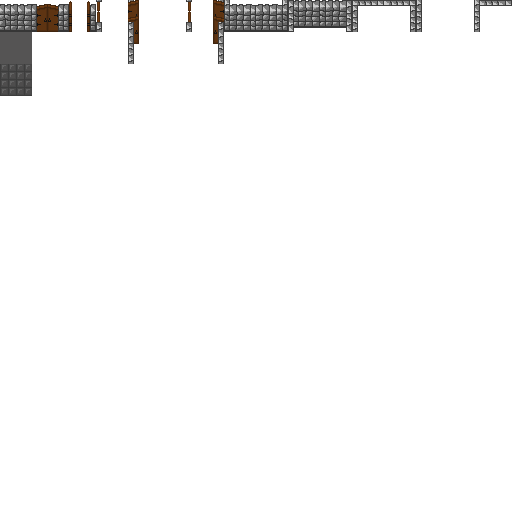
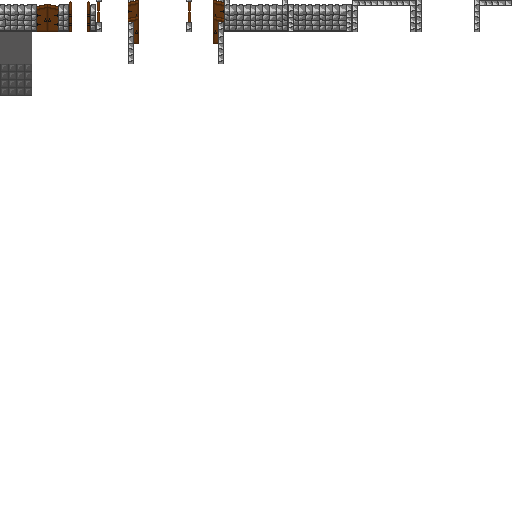
The second 512 x 512 image is a revision of the first. Changes to its layers:
moved "wall-bottom-corner-right-rev" above "wall-bottom-corner-left-rev", painted on it over box(320, 0, 352, 32)
moved "wall-bottom-corner-left-rev" above "wall-bottom-corner-left", painted on it over box(288, 0, 320, 32)
